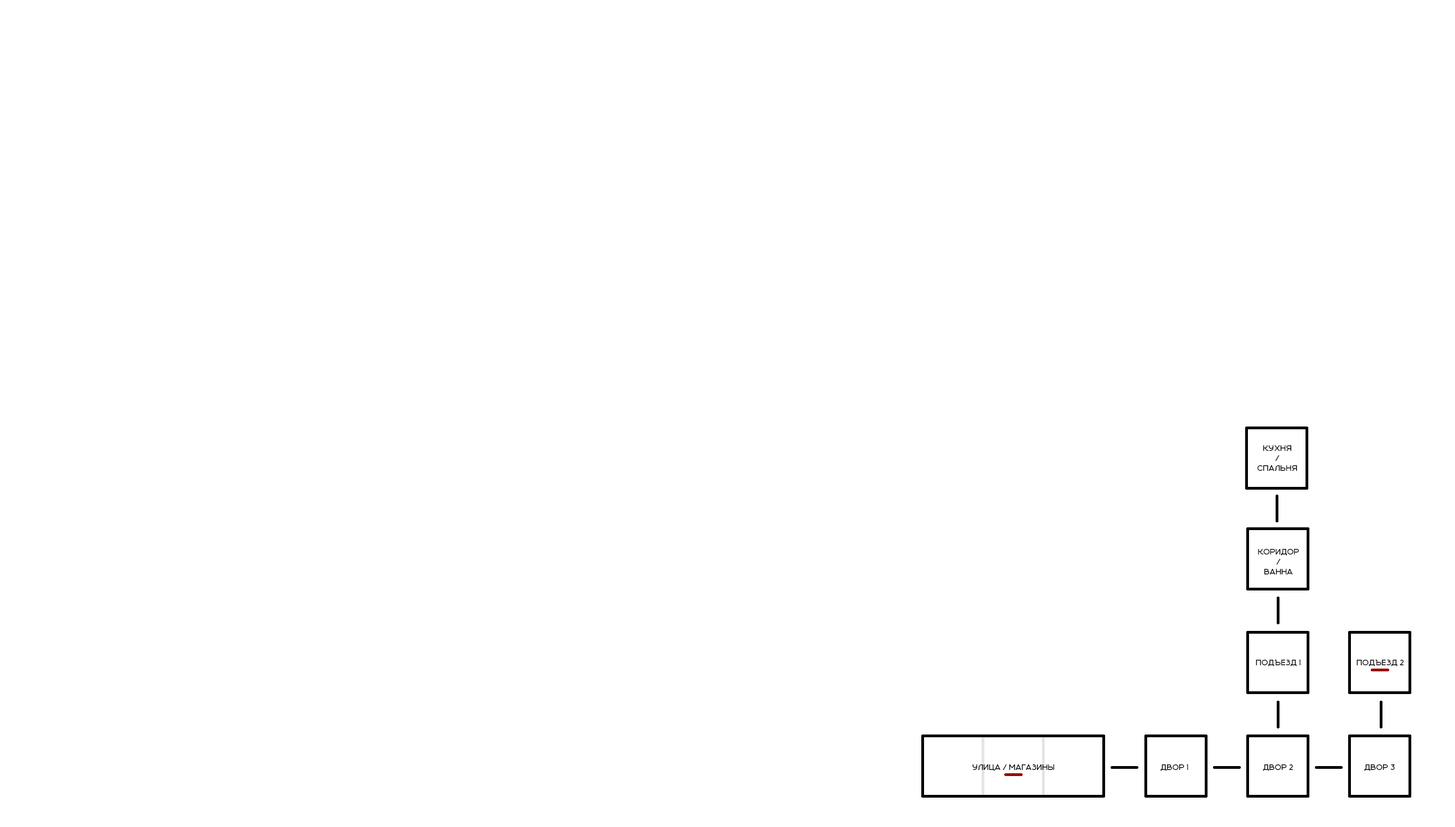
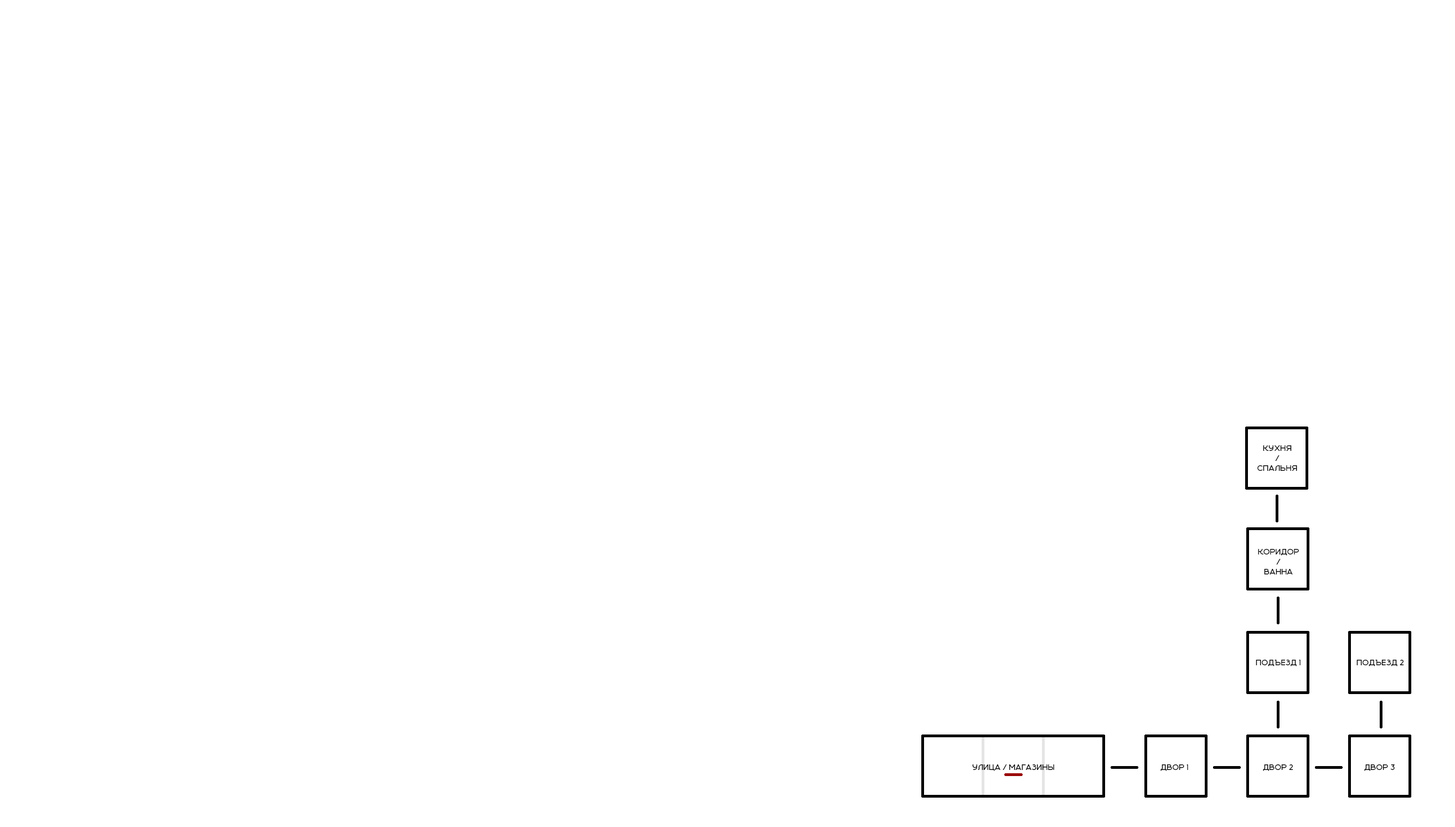
Two versions of the same layered image (1455x827). Layer-by-layer changes:
painted on "НЕ ПОМЕЧ копия" over [left=1371, top=668, right=1390, bottom=672]
